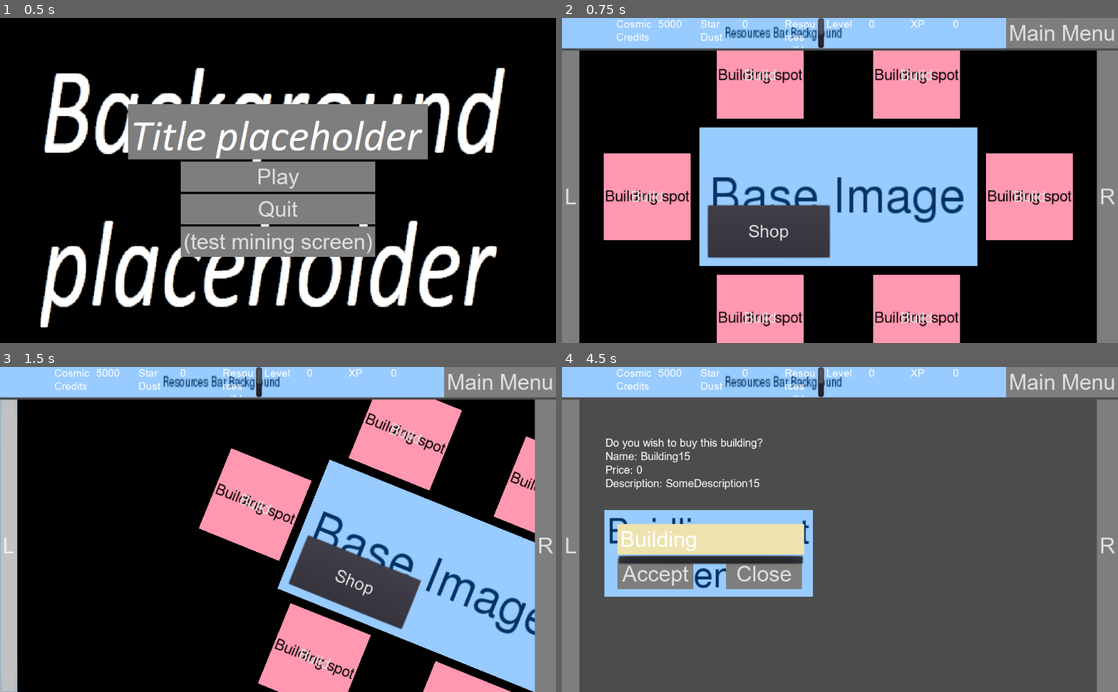
Above: before the commit, frames 1-4 (two rows, left to right).
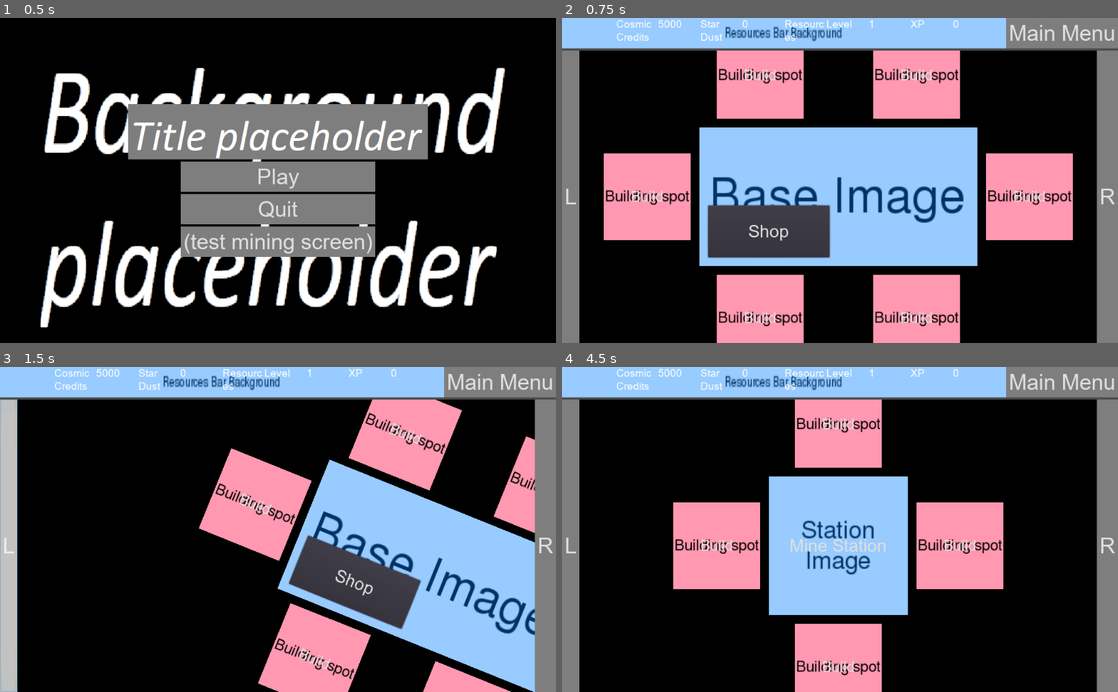
Above: after the commit, the same moments.

Repository: VB-s-game-dev-team/teraformer-game
Game: Godot game, scene res://MainScene.tscn
Same seed, same stepped clock (60 frames per second), same inputs: the game is played once before the commit and once after it.
Inputs (mouse positions are in pixels of both pictures, inside the frame that each line leads up to):
- Up to frame 1 (0.5 s): no input
- Up to frame 2 (0.75 s): click "Play" at 0.5 s
- Up to frame 3 (1.5 s): click "L" at 1.25 s
- Up to frame 4 (4.5 s): click "R" at 2 s; click "Mine Station" at 2.75 s; click "Build" at 3.5 s; click (712, 539) at 4.25 s, where only the run before the commit has a clickable "Building"

Frame 1 is identical in both runs. In frame 2, 0.2% of the frame differs, in the area x 40-57%, y 0-10%; in frame 3, 0.2%; in frame 4, 83%, in the area x 3-97%, y 0-100%.

Commit message:
Different messages for user and code refactor

Diff:
--- a/Planet/BuildingDialog.gd
+++ b/Planet/BuildingDialog.gd
@@ -7,6 +7,12 @@
 
 onready var Planet := get_parent().get_parent().get_parent()
 onready var BuildingSpots := get_parent().get_node("ViewportContainer/Viewport/PlanetRotationNode/BuildingSpots")
+
+onready var BuildingInfo := $BuildingInfo
+
+onready var NotEnoughMoneyMessage := $BuyMenu/NotEnoughMoneyMessage
+onready var NotEnoughLevelMessage := $BuyMenu/NotEnoughLevelMessage
+onready var MaxLevelMessage := $BuyMenu/MaxLevelMessage
 
 var _info_text := "Do you wish to buy this building? \nName: %s \nPrice: %s \nDescription: %s"
 
@@ -18,7 +24,7 @@
 	_selected_price = Planet.building_prices[selected_idx]
 	_selected_name = Planet.building_spot_names[selected_idx]
 	_selected_description = Planet.building_descriptions[selected_idx]
-	$BuildingInfo.text = _info_text % [_selected_name, _selected_price, _selected_description]
+	BuildingInfo.text = _info_text % [_selected_name, _selected_price, _selected_description]
 
 # Opening the buy menu
 func _on_BuildingSpot_open_buy_menu(idx) -> void:
@@ -28,23 +34,45 @@
 
 func _on_BuildingDialogCloseButton_pressed() -> void:
 	selected_idx = -1
-	$BuildingInfo.visible = false
-	get_parent().get_node("ViewportContainer/Viewport/PlanetRotationNode").visible = true
 	_switch_dialog_to(false)
+	NotEnoughMoneyMessage.visible = false
+	NotEnoughLevelMessage.visible = false
+	MaxLevelMessage.visible = false
 
 func _on_BuildingDialogAcceptButton_pressed() -> void:
-	var ccc = Planet.global_stuff.cosmic_credits_count as int
-	if _selected_price <= ccc:
-		Planet.global_stuff.cosmic_credits_count = ccc - _selected_price
-		BuildingSpots.get_child(selected_idx).get_node("BuildingSpotTexture").texture = Planet.building_images[selected_idx]
-		Planet.building_prices[selected_idx] *= Planet.upgrade_cost_increase_rate
-		Planet.global_stuff.set_building_level(selected_idx, Planet.global_stuff.get_building_level(selected_idx) + 1)
-		Planet.get_node("MainContainer/Header/ResourcesBar").setup(Planet.get_parent())
-		_switch_dialog_to(false)
+	match _is_required_level_and_price():
+		Buying.POSSIBLE:
+			Planet.global_stuff.cosmic_credits_count = Planet.global_stuff.cosmic_credits_count - _selected_price
+			BuildingSpots.get_child(selected_idx).get_node("BuildingSpotTexture").texture = Planet.building_images[selected_idx]
+			Planet.building_prices[selected_idx] *= Planet.upgrade_cost_increase_rate
+			Planet.global_stuff.set_building_level(selected_idx, Planet.global_stuff.get_building_level(selected_idx) + 1)
+			_switch_dialog_to(false)
+		Buying.NOT_ENOUGH_CC:
+			NotEnoughMoneyMessage.visible = true
+		Buying.NOT_ENOUGH_LVL:
+			NotEnoughLevelMessage.visible = true
+		Buying.MAX_LVL:
+			MaxLevelMessage.visible = true
+		_:
+			print("!ERROR! Buying didn't go as planned !ERROR!")
+
+func _is_required_level_and_price() -> int:
+	if Planet.global_stuff.cosmic_credits_count < _selected_price:
+		return Buying.NOT_ENOUGH_CC
+	var bought_building_level = Planet.global_stuff.get_building_level(selected_idx) + 1 as int
+	if bought_building_level >= len(Planet.building_level_requirements[selected_idx]):
+		return Buying.MAX_LVL
+	var required_level = Planet.building_level_requirements[selected_idx][bought_building_level] as int
+	if Planet.global_stuff.level >= required_level:
+		return Buying.POSSIBLE
 	else:
-		$BuyMenu/NotEnoughMessage.visible = true
+		return Buying.NOT_ENOUGH_LVL
 
 func _switch_dialog_to(on: bool) -> void:
-	$BuildingInfo.visible = on
+	get_parent().get_node("LeftRotateButton").visible = !on
+	get_parent().get_node("RightRotateButton").visible = !on
+	BuildingInfo.visible = on
 	get_parent().get_node("ViewportContainer/Viewport/PlanetRotationNode").visible = !on
 	visible = on
+
+enum Buying {POSSIBLE, NOT_ENOUGH_CC, NOT_ENOUGH_LVL, MAX_LVL}
--- a/Planet/Planet.gd
+++ b/Planet/Planet.gd
@@ -47,6 +47,28 @@
 	"SomeDescription18"
 ]
 
+# The first -1 is always for level 0 (since you can be at any level to have a non-built building)
+const building_level_requirements = [
+	[-1, 1, 1, 1, 1, 1],
+	[-1, 1, 1, 1, 1, 1],
+	[-1, 1, 1, 1, 1, 1],
+	[-1, 1, 1, 1, 1, 1],
+	[-1, 1, 1, 1, 1, 1],
+	[-1, 1, 1, 1, 1, 1],
+	[-1, 1, 3, 6, 10, 15],
+	[-1, 3, 5, 8, 12, 18],
+	[-1, 8, 11, 14, 20, 25],
+	[-1, 1, 1, 1, 1, 1],
+	[-1, 1, 1, 1, 1, 1],
+	[-1, 1, 1, 1, 1, 1],
+	[-1, 1, 1, 1, 1, 1],
+	[-1, 1, 1, 1, 1, 1],
+	[-1, 1, 1, 1, 1, 1],
+	[-1, 1, 1, 1, 1, 1],
+	[-1, 1, 2, 3, 4, 5],
+	[-1, 1, 1, 1, 1, 1],
+]
+
 const img_path := "res://Planet/building_spot/building_images/"
 const img_suffix := ".png"
 var building_images := []
@@ -63,7 +85,8 @@
 func _ready() -> void:
 	global_stuff = get_parent() as GlobalStuff
 
-	# Value for testing
+	# Values for testing
+	global_stuff.level = 1
 	global_stuff.cosmic_credits_count = 5000
 
 	ResourcesBar.setup(global_stuff)
--- a/Planet/Planet.tscn
+++ b/Planet/Planet.tscn
@@ -12,14 +12,6 @@
 [ext_resource path="res://Planet/BuildingDialog.gd" type="Script" id=10]
 [ext_resource path="res://Planet/building_spot/buildingSpotMenu.png" type="Texture" id=11]
 
-[sub_resource type="GDScript" id=2]
-script/source = "extends OptionButton
-
-func _ready() -> void:
-	pass
-
-"
-
 [sub_resource type="DynamicFont" id=3]
 size = 20
 font_data = ExtResource( 3 )
@@ -94,19 +86,19 @@
 anchor_top = 0.5
 anchor_right = 0.5
 anchor_bottom = 0.5
-margin_left = -192.0
-margin_top = -64.0
-margin_right = 194.0
-margin_bottom = 94.0
+margin_left = -206.0
+margin_top = -202.0
+margin_right = 178.0
+margin_bottom = 182.0
 __meta__ = {
 "_edit_use_anchors_": false
 }
 
 [node name="MenuTexture" type="TextureRect" parent="MainContainer/PlanetContainer/BuildingDialog/BuyMenu"]
 pause_mode = 2
-margin_top = -2.0
+margin_top = 64.0
 margin_right = 384.0
-margin_bottom = 158.0
+margin_bottom = 336.0
 texture = ExtResource( 11 )
 expand = true
 __meta__ = {
@@ -115,10 +107,10 @@
 
 [node name="BuildingDialogCloseButton" type="Button" parent="MainContainer/PlanetContainer/BuildingDialog/BuyMenu"]
 pause_mode = 2
-margin_left = 224.0
-margin_top = 88.0
-margin_right = 364.0
-margin_bottom = 138.0
+margin_left = 216.0
+margin_top = 152.0
+margin_right = 356.0
+margin_bottom = 208.0
 text = "Close"
 __meta__ = {
 "_edit_use_anchors_": false
@@ -127,42 +119,54 @@
 [node name="BuildingDialogAcceptButton" type="Button" parent="MainContainer/PlanetContainer/BuildingDialog/BuyMenu"]
 pause_mode = 2
 margin_left = 24.0
-margin_top = 88.0
+margin_top = 152.0
 margin_right = 164.0
-margin_bottom = 138.0
+margin_bottom = 208.0
 text = "Accept"
 __meta__ = {
 "_edit_use_anchors_": false
 }
 
-[node name="BuildingOptions" type="OptionButton" parent="MainContainer/PlanetContainer/BuildingDialog/BuyMenu"]
-pause_mode = 2
-margin_left = 24.0
-margin_top = 24.0
-margin_right = 368.0
-margin_bottom = 64.0
-text = "Building"
-script = SubResource( 2 )
-__meta__ = {
-"_edit_use_anchors_": false
-}
-
-[node name="NotEnoughMessage" type="Label" parent="MainContainer/PlanetContainer/BuildingDialog/BuyMenu"]
+[node name="NotEnoughMoneyMessage" type="Label" parent="MainContainer/PlanetContainer/BuildingDialog/BuyMenu"]
 visible = false
 modulate = Color( 1, 0, 0, 1 )
-margin_left = -46.0
-margin_top = 182.0
-margin_right = 434.0
-margin_bottom = 238.0
+margin_left = -32.0
+margin_top = 360.0
+margin_right = 448.0
+margin_bottom = 416.0
 text = "Not enough cosmic credits!"
 __meta__ = {
 "_edit_use_anchors_": false
 }
 
+[node name="NotEnoughLevelMessage" type="Label" parent="MainContainer/PlanetContainer/BuildingDialog/BuyMenu"]
+visible = false
+modulate = Color( 1, 0, 0, 1 )
+margin_left = -32.0
+margin_top = 360.0
+margin_right = 448.0
+margin_bottom = 416.0
+text = "Insufficient level!!"
+__meta__ = {
+"_edit_use_anchors_": false
+}
+
+[node name="MaxLevelMessage" type="Label" parent="MainContainer/PlanetContainer/BuildingDialog/BuyMenu"]
+visible = false
+modulate = Color( 1, 0, 0, 1 )
+margin_left = -32.0
+margin_top = 360.0
+margin_right = 448.0
+margin_bottom = 416.0
+text = "Building at max level!"
+__meta__ = {
+"_edit_use_anchors_": false
+}
+
 [node name="BuildingInfo" type="RichTextLabel" parent="MainContainer/PlanetContainer/BuildingDialog"]
-margin_left = 48.0
-margin_top = 68.0
-margin_right = 432.0
+margin_left = 32.0
+margin_top = 28.0
+margin_right = 416.0
 margin_bottom = 180.0
 custom_fonts/normal_font = SubResource( 3 )
 text = "Hello world!"
--- a/resources_bar/resources_bar.gd
+++ b/resources_bar/resources_bar.gd
@@ -12,6 +12,13 @@
 
 func setup(g: GlobalStuff) -> void:
 	_global_stuff = g
+	g.connect("cosmic_credits_count_changed", self, "_update_values")
+	g.connect("star_dust_count_changed", self, "_update_values")
+	g.connect("experience_changed", self, "_update_values")
+	g.connect("level_changed", self, "_update_values")
+	_update_values()
+
+func _update_values():
 	CosmicCreditsValue.text = str(_global_stuff.cosmic_credits_count)
 	StarDustValue.text = str(_global_stuff.star_dust_count)
 	LevelValue.text = str(_global_stuff.level)
--- a/resources_bar/resources_bar.tscn
+++ b/resources_bar/resources_bar.tscn
@@ -89,7 +89,7 @@
 margin_bottom = 80.0
 size_flags_horizontal = 3
 custom_fonts/normal_font = SubResource( 1 )
-text = "Resources will be shown here"
+text = "Resources"
 __meta__ = {
 "_edit_use_anchors_": false
 }
Not shown: 1 places in Planet/Planet.tscn that only renumber resources
